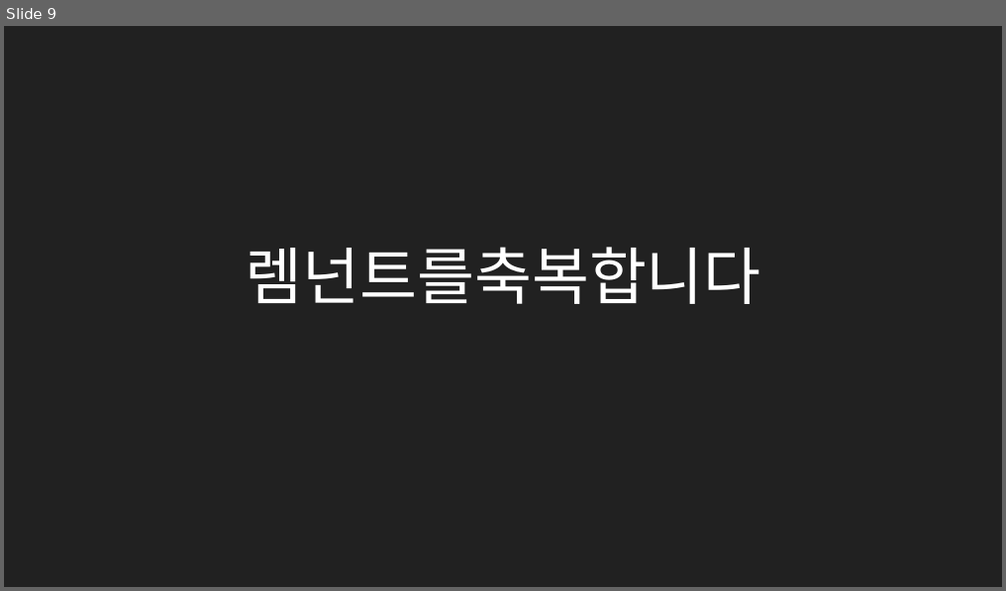
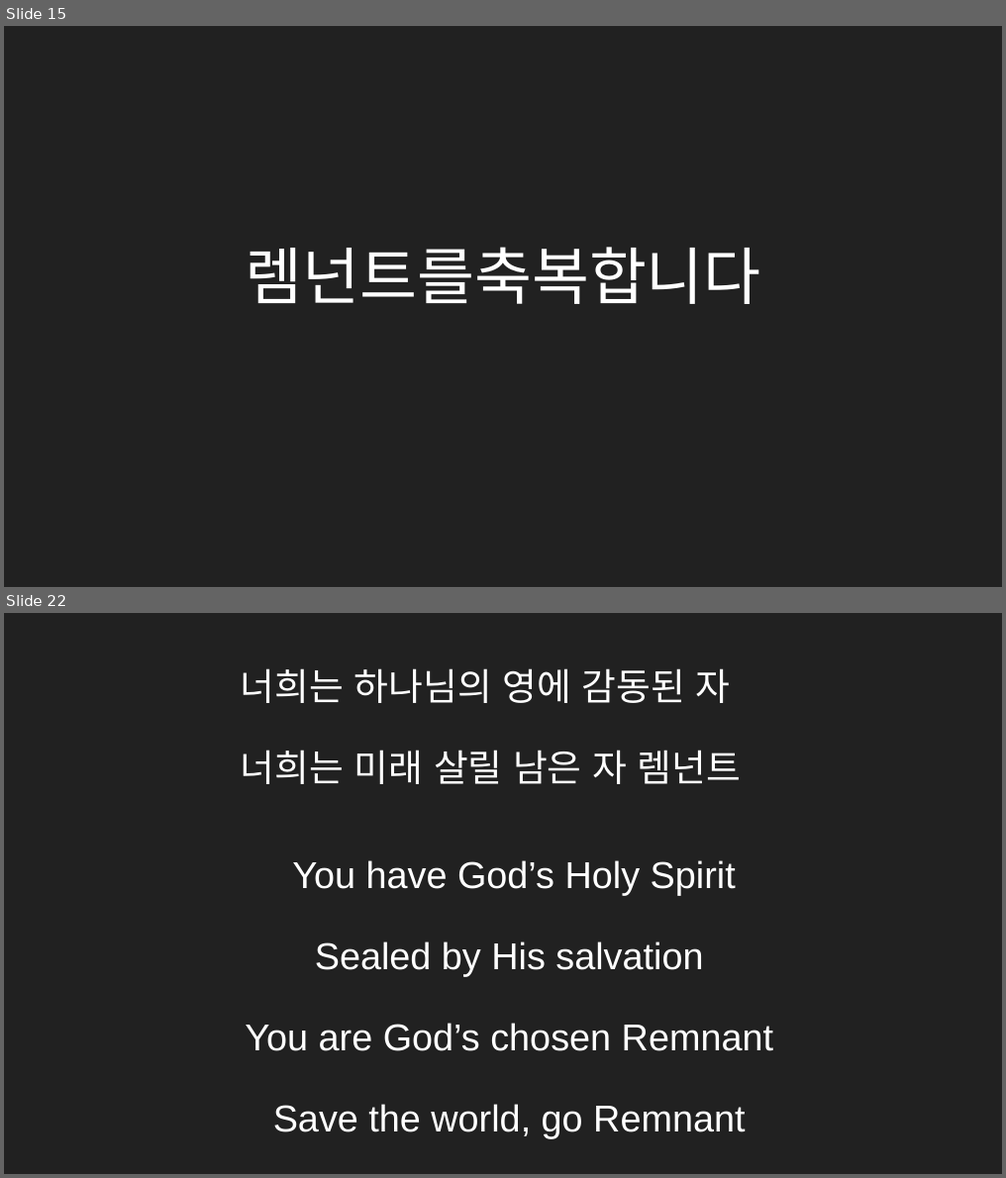
Before and after one commit to MiniMinja/ForSunday, a slide deck: postwor.pptx. Shown one above the other, each under a label of ours: slide 9 before the commit, slides 15 and 22 after it; the slides between them are not shown. The pictures are 1006x591 and 1006x1178 pixels, drawn with LibreOffice and Linux fonts; fonts in the diff are those of the drawing. Boxes give left, top, right and bottom in pixels: in the first picture for what was removed or moved away, otherwise in the second. Text is boxed around its words. In the diff, an @@ line names an element or a change of style, - is before the commit and + after.

```diff
--- a/postwor.pptx
+++ b/postwor.pptx
@@ slide 22 added at (4,613,1002,1174), background #212121 @@
@@ text added at (241,668,741,784), 27 pt, text #FFFFFF @@
+너희는 하나님의 영에 감동된 자
+너희는 미래 살릴 남은 자 렘넌트
@@ text added at (245,861,773,1139), 27 pt, text #FFFFFF @@
+You have God’s Holy Spirit
+Sealed by His salvation
+You are God’s chosen Remnant
+Save the world, go Remnant
@@ what was slide 9 is now slide 15 @@
```
Also in this commit, not shown: 1 slide changed, 22 other slides added, 11 slides removed.
